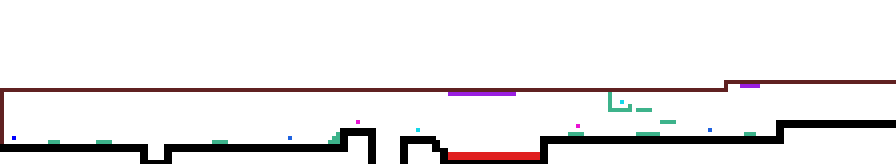
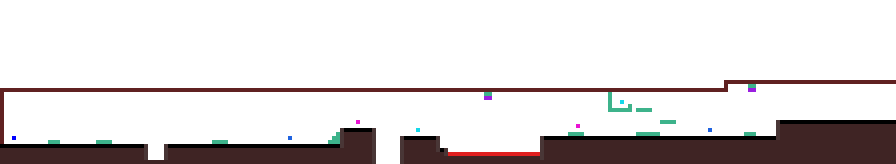
Layers edited between the first and the second 896×164 image:
painted on "Level 2 certo" over (0, 84, 896, 164)
